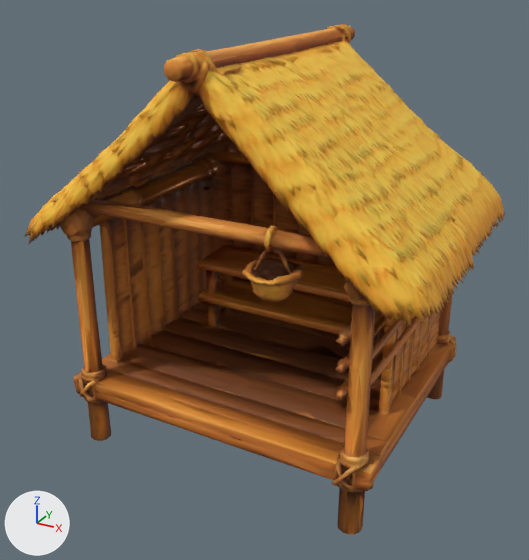
The glTF model assets/village/hut.glb: old version first, new version second.
Rendered twice from a camera (50 mm lens) standing at (0.788, -1.502, 1.135) and looking at (-0.012, -0.047, 0.407). Lighting does not change. The marker at lower left points along +X, +Y and +Z. The picture after the commit comes second. Vertices at exactly the same position are counted once.

Before the edit, the objects in view are built like this:
```python
me_hut = bpy.data.meshes.new('hut')
me_hut.from_pydata(...)  # 14715 vertices, 29998 faces; spans x -0.487..0.487, y -0.404..0.405, z 0.0..0.98
me_hut.materials.append(mat_hut)
ob_hut = bpy.data.objects.new('hut', me_hut)
ob_hut.location = (0.0, 0.0, 0.0)
```
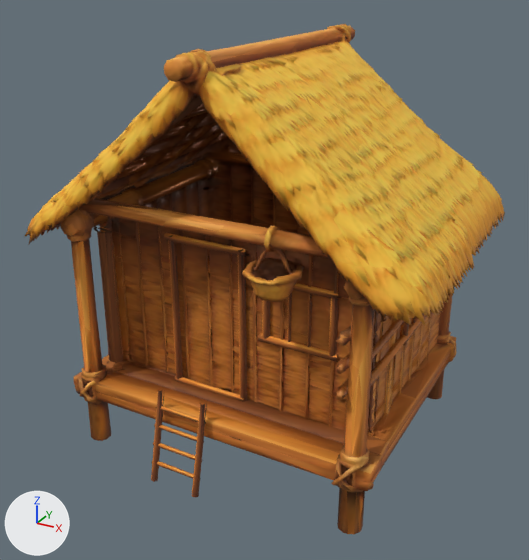
Boxes [x1, y1, x2, y2] around the edits, measured in the pictures (529 x 560 px):
'door', added (brown)
    after: [179, 243, 240, 395]
'shutter_f', added (brown)
    after: [271, 290, 331, 351]
part 1 of me_hut, built on
    before: [143, 187, 417, 343]
    after: [94, 174, 461, 497]

The change, as a diff of the scene's bpy script:
```diff
--- a/assets/village/hut.glb.py
+++ b/assets/village/hut.glb.py
@@ mat_hut_leaf @@
+mat_hut_leaf = bpy.data.materials.new('hut_leaf')
+# uses the picture img_hut_colour
+# uses the picture img_hut_normal
+# uses the picture img_hut_rm
@@ me_hut @@
 # used by ob_hut; location = (0.0, 0.0, 0.0)
-me_hut.from_pydata(...)  # 14715 vertices, 29998 faces; spans x -0.487..0.487, y -0.404..0.405, z 0.0..0.98
+me_hut.from_pydata(...)  # 19237 vertices, 35900 faces; spans x -0.487..0.487, y -0.404..0.405, z -0.001..0.98
+# me_hut part 1: 1 vertex moved within x 0.349, y 0.116, z 0.379; 237 vertices removed from x -0.362..0.366, y -0.027..0.115, z 0.353..0.476; 4759 vertices added at x -0.373..0.486, y -0.404..0.282, z -0.001..0.61
 me_hut.materials.append(mat_hut)
@@ me_shutter_f @@
+me_shutter_f.from_pydata(...)  # 145 vertices, 138 faces; spans x -0.0712..0.0712, y -0.0115..0.0039, z -0.1247..0.0
+me_shutter_f.materials.append(mat_hut_leaf)
@@ me_door @@
+me_door.from_pydata(...)  # 518 vertices, 581 faces; spans x 0.0..0.165, y -0.004..0.013, z -0.182..0.183
+me_door.materials.append(mat_hut_leaf)
@@ ob_shutter_f @@
+ob_shutter_f = bpy.data.objects.new('shutter_f', me_shutter_f)
+ob_shutter_f.location = (0.173, -0.222, 0.49)
@@ ob_door @@
+ob_door = bpy.data.objects.new('door', me_door)
+ob_door.location = (-0.143, -0.222, 0.361)
```
